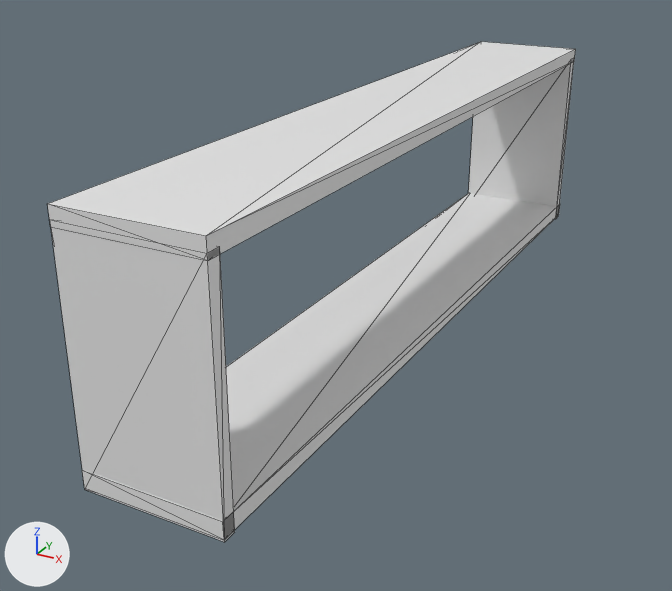
An edit to the Blender file models/terrain_water_32/terrain_water_32.blend, drawn before and after from the same camera.
Camera for both pictures: a camera (50 mm lens) standing at (301.0, -643.0, 233.0) and looking at (-23.0, -54.0, -61.0). The lights are fixed; the arrows at lower left show +X, +Y and +Z. The first picture is the older version. Mesh edges are drawn as thin lines.
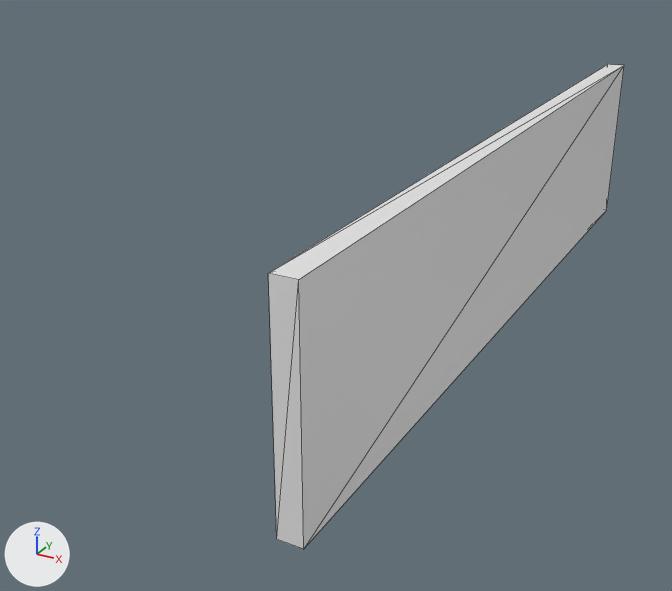
The newer file is also rescaled (x63.54), turned or shifted as a whole; pictures and numbers use the older file's frame.

Changed parts and their boxes (x1, y1, x2, y2) in the pictures (672 x 591 px):
'Plane.001', moved, rescaled (93% wider, 54% taller): before (51, 227, 235, 542); after (268, 64, 624, 549)
'Plane.005', deleted: before (82, 193, 560, 540)
'Plane', deleted: before (48, 42, 576, 261)
'Plane.002', deleted: before (469, 59, 574, 219)

What changed in the scene script:
```text
Change me_plane_001:
    used by ob_plane_001; location = (0.0, 0.0, 0.0)
    remove me_plane_001.from_pydata(...)  # 8 vertices, 12 faces; spans x -50.0..50.0, y -312.0..-302.0, z -92.0..75.0
    add me_plane_001.from_pydata(...)  # 8 vertices, 12 faces; spans x -50.0..50.0, y -311.0..314.0, z -79.0..71.0
    me_plane_001 part 1: the whole mesh is scaled about its middle by (1, -63.5, 0.894), then moved by (0.0, 308.0, 5.0)
Remove ob_plane:
    ob_plane = bpy.data.objects.new('Plane', me_plane)
    ob_plane.location = (0.0, 0.0, 0.0)
Change ob_plane_001:
    ob_plane_001.location: (0.0, 0.0, 0.0) -> (91.4, 0.0, 0.0)
    ob_plane_001.scale: (1.0, 1.0, 1.0) -> (-0.162, 1.0, 1.0)
Remove ob_plane_002:
    ob_plane_002 = bpy.data.objects.new('Plane.002', me_plane_002)
    ob_plane_002.location = (0.0, 0.0, 0.0)
Remove ob_plane_005:
    ob_plane_005 = bpy.data.objects.new('Plane.005', me_plane_005)
    ob_plane_005.location = (0.0, 0.0, 0.0)
```
